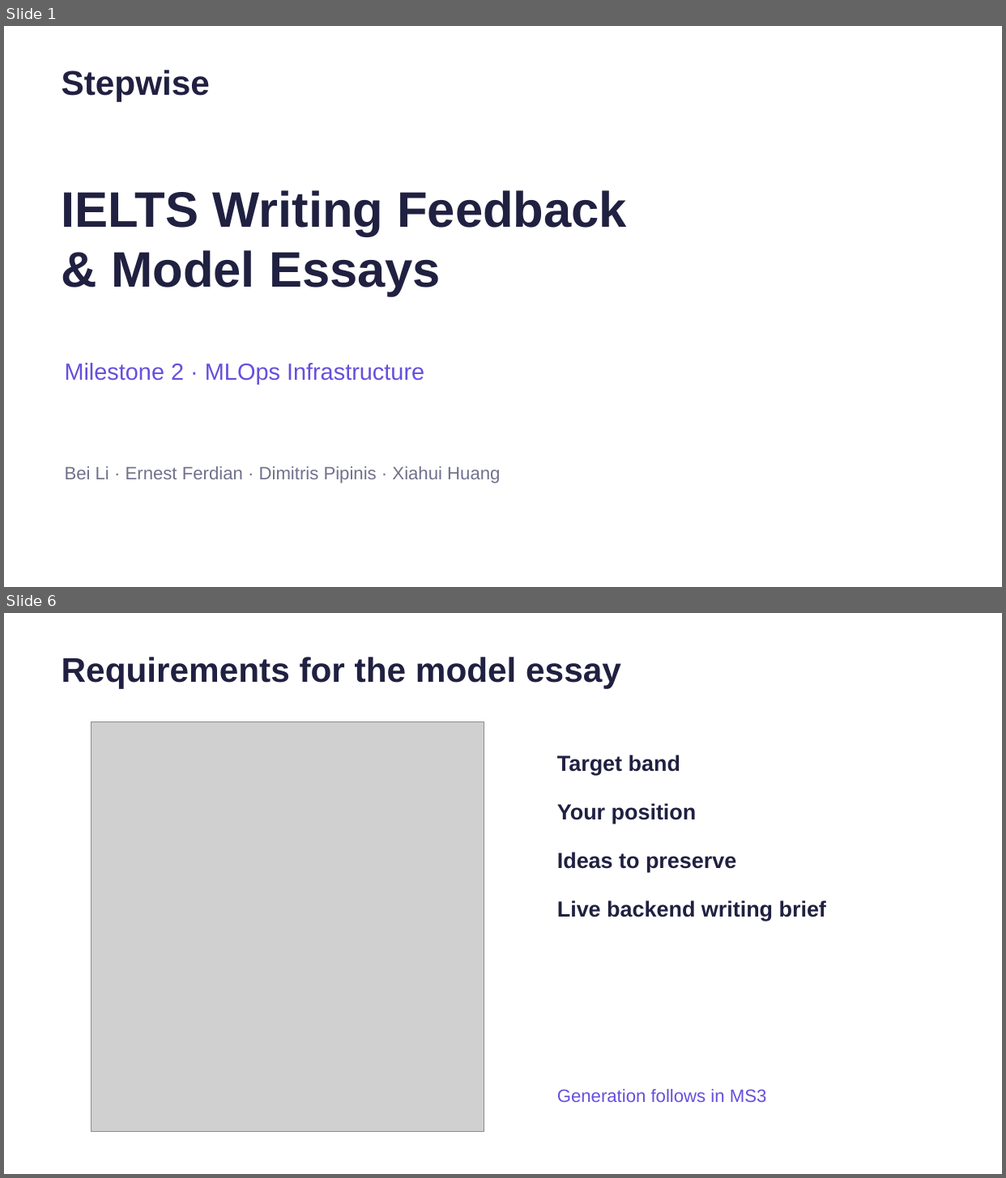
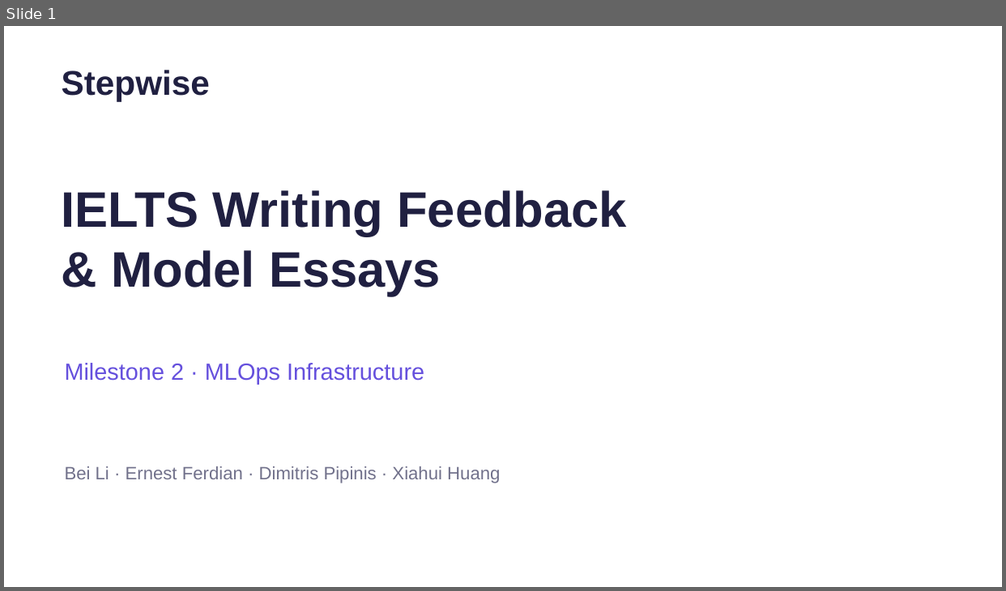
Before and after one commit to dwcqwcqw/stepwise, a slide deck: docs/slides/Stepwise_MS2_Presentation_Final.pptx. Shown one above the other, each under a label of ours: slides 1 and 6 before the commit, slide 1 after it; the slides between them are not shown. The pictures are 1006x1178 and 1006x591 pixels, drawn with LibreOffice and Linux fonts; fonts in the diff are those of the drawing; grey boxes stand for pictures. Boxes give left, top, right and bottom in pixels: in the first picture for what was removed or moved away, otherwise in the second. Text is boxed around its words. In the diff, an @@ line names an element or a change of style, - is before the commit and + after.

Commit message:
Record verified Gemini scoring, complete official RAG, live app evidence and MS2 report

```diff
--- a/docs/slides/Stepwise_MS2_Presentation_Final.pptx
+++ b/docs/slides/Stepwise_MS2_Presentation_Final.pptx
@@ slide 6 removed at (4,613,1002,1174), background #FFFFFF @@
@@ text removed at (62,657,621,688) @@
-Requirements for the model essay
@@ picture removed at (91,722,484,1131) @@
@@ text removed at (557,755,826,921) @@
-Target band
-Your position
-Ideas to preserve
-Live backend writing brief
@@ text removed at (557,1089,767,1102) @@
-Generation follows in MS3
```
Also in this commit, not shown: 4 slides changed, 3 slides added, 2 other slides removed, 38 other files.
